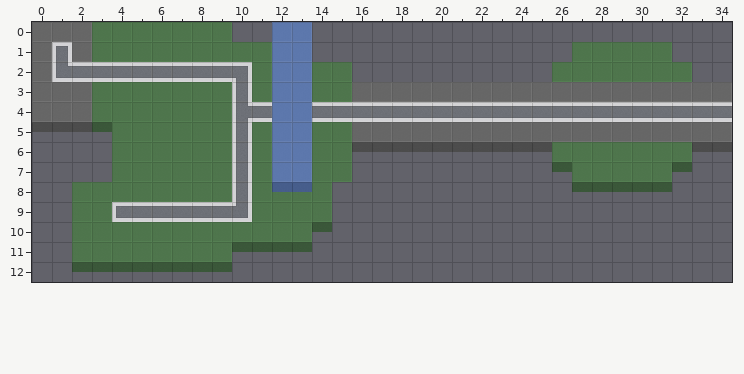
Two versions of a level (Tiled map (JSON), client/assets/tilemap/PixilTown.json). The picture above is the old version.
Cells are 32x32 px. Shown: x 0..34, y 0..12.
The same view after the edit:
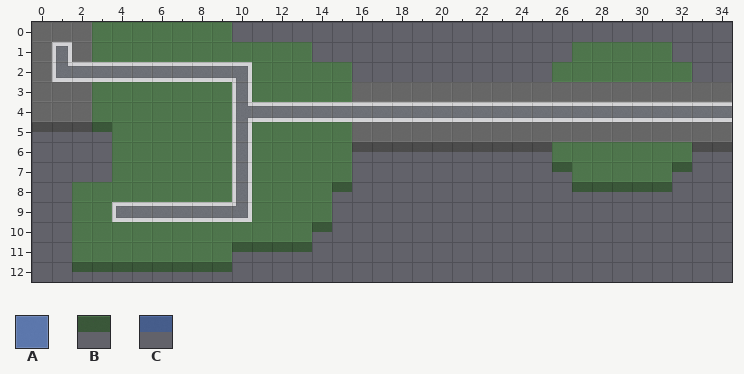
Key: from "PixilTown": A 2, B 10, C 11.
_ is an empty cell.
The edit:
Layer "Ground":
Tile B now appears in row 8 at x 15.
Layer "Bridge":
The author cleared tile A in rows 0 to 7 at x 12 to 13.
The author cleared tile C in row 8 at x 12 to 13.
